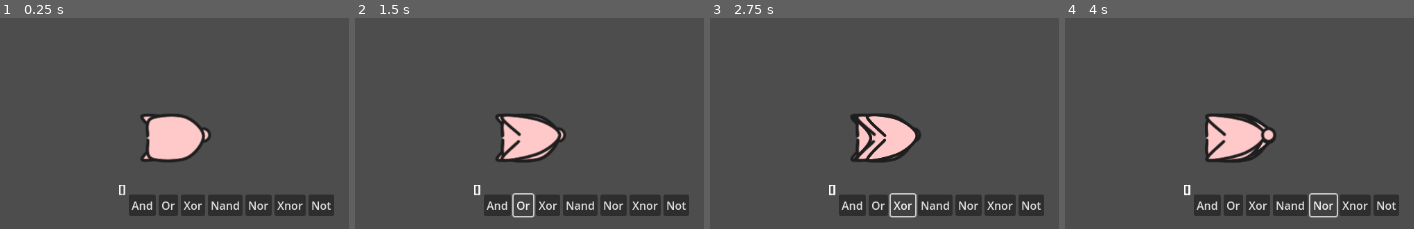
Above: before the commit, frames 1-4 (left to right).
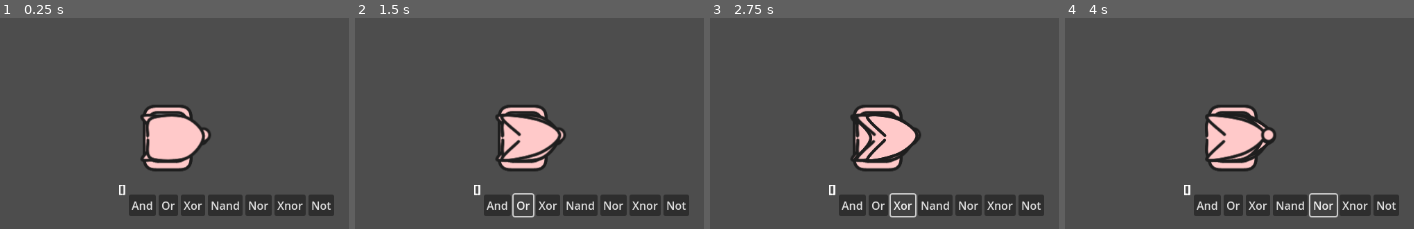
Above: after the commit, the same moments.

Repository: sininen-blue/logic-gate-tesseract
Game: Godot game, scene res://simulation/simulation.tscn
Two runs of this game, one before a commit and one after it. Both use one fixed random seed, a clock stepped at 60 frames per second and the inputs below. This scene is started directly instead of the project's main scene.
Inputs:
- Up to frame 1 (0.25 s): no input
- Up to frame 2 (1.5 s): click "And" at 0.5 s; click "Or" at 1.25 s
- Up to frame 3 (2.75 s): click "Xor" at 2 s
- Up to frame 4 (4 s): click "Nand" at 2.75 s; click "Nor" at 3.5 s
The pictures show only the part of the screen within x 11-61%, y 50-100%; the shares and areas given below are measured in that part.

The runs differ from the first frame. In frame 1, 1.2% of the frame differs, in the area x 40-60%, y 41-73%; in frame 2, 1.1%; in frame 3, 1.1%; in frame 4, 1.0%.

Commit message:
worked on todos

Diff:
--- a/simulation/simulation-manager.gd
+++ b/simulation/simulation-manager.gd
@@ -34,6 +34,7 @@
 	## NOTE: these are temporary testing nodes
 	## this should be replaced by a json reader
 	## that reads level data and places all the parts
+	create_gate("start")
 	create_gate("nor")
 	create_gate("and")
 
@@ -46,8 +47,6 @@
 	add_child(gate_scene)
 
 ## Deletion
-## TODO: make sure that outputs and inputs can't be deleted
-## TODO: make right clicks change the state of inputs
 func _input(event: InputEvent) -> void:
 	if event.is_action_pressed("right_click") and mouse_area.has_overlapping_areas():
 		remove_item()
@@ -69,9 +68,10 @@
 			remove_child(connection)
 			return
 		if area.is_in_group("gates"):
-			remove_connections(area)
-			remove_child(area)
-			return
+			if !(area.gate_type == "start" or area.gate_type == "end"):
+				remove_connections(area)
+				remove_child(area)
+				return
 
 func remove_connections(gate : Gate) -> void:
 	for connection in gate.connections:
